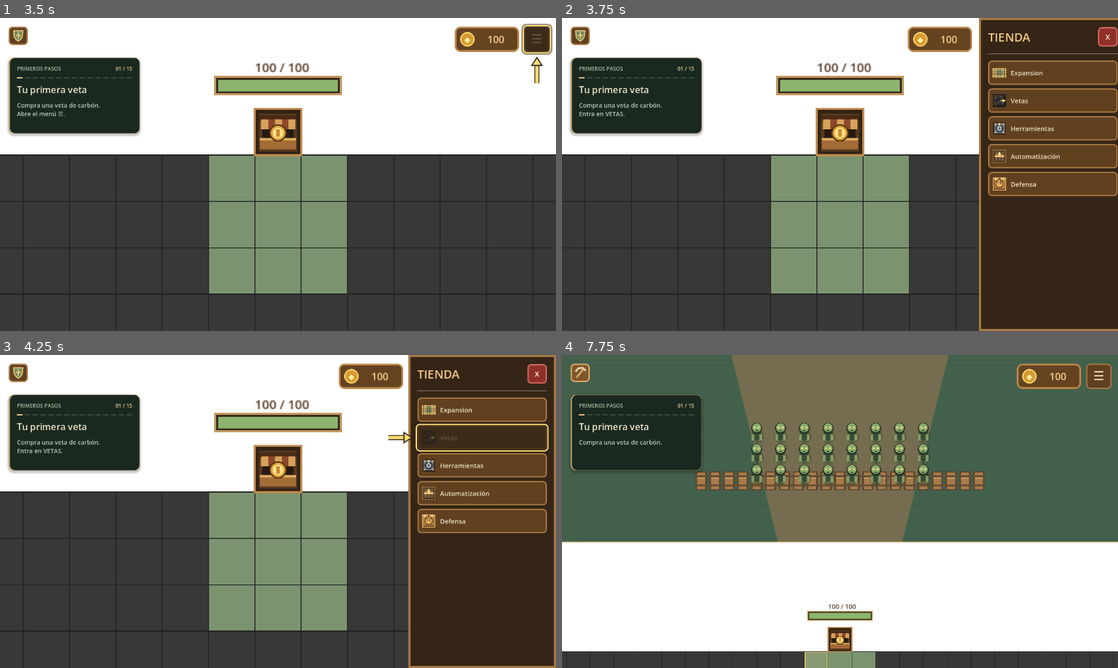
Above: before the commit, frames 1-4 (two rows, left to right).
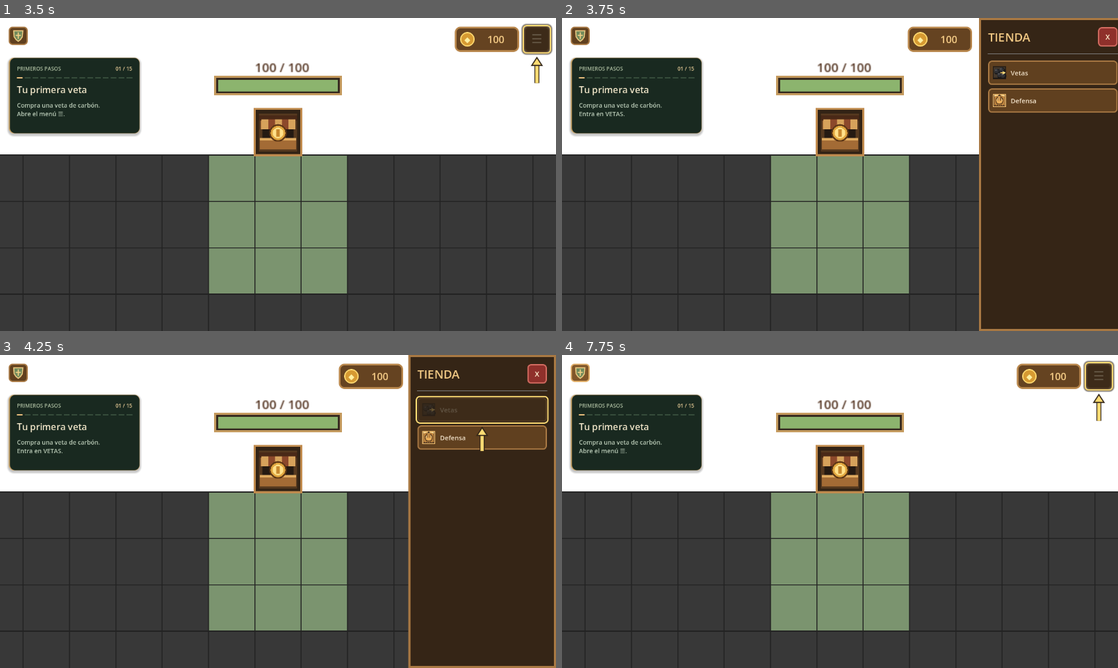
Above: after the commit, the same moments.

Repository: Therix13/MinerZombier
Game: Godot game, scene res://main.tscn
The game is run twice, just before and just after one commit, with the same random seed, the same clock (stepped at 60 frames per second) and the same inputs.
Inputs (mouse positions are in pixels of both pictures, inside the frame that each line leads up to):
- Up to frame 1 (3.5 s): click "NUEVA PARTIDA" at 0.5 s; click "ACTIVAR CLIC AUTOMÁTICO" at 1.25 s; tap Enter at 2 s; move the mouse to (400, 158) at 2.02 s; tap Backspace at 2.1 s; click (400, 158) at 2.17 s; click "Omitir" at 2.75 s
- Up to frame 2 (3.75 s): click "☰" at 3.5 s
- Up to frame 3 (4.25 s): no input
- Up to frame 4 (7.75 s): click (1045, 411) at 4.27 s; click "←" at 5 s; click (1045, 436) at 5.77 s; click (1045, 439) at 6.52 s; click (578, 373) at 7.25 s

Frame 1 is identical in both runs. In frame 2, 5.7% of the frame differs, in the area x 76-100%, y 15-57%; in frame 3, 9.6%; in frame 4, 88%, in the area x 0-100%, y 0-100%.

Commit message:
Accept every coal fuel tier and gate visible shop categories by milestones

Diff:
--- a/Scripts/day_night_manager.gd
+++ b/Scripts/day_night_manager.gd
@@ -310,11 +310,11 @@
 			if needs_tutorial_income(): return "Vende pepitas hasta reunir 350 de oro."
 			if furnace_blueprint_exists(): return "Entrega 2 pepitas de carbón Nv. 4 al plano."
 			return "Compra y coloca el plano del horno."
-		8: return "Mete una pepita de carbón Nv. 4 en el horno."
+		8: return "Carga 20 de combustible en el horno.\nPuedes usar carbón de cualquier nivel."
 		9:
 			if mining.furnaces != null:
 				var data: Dictionary = mining.furnaces.machines.get(furnace_cell,{})
-				if not data.get("burning",false) and int(data.get("fuel",0)) < mining.furnaces.FUEL_COST: return "Carga carbón Nv. 4: cada lingote consume 20 de combustible."
+				if not data.get("burning",false) and int(data.get("fuel",0)) < mining.furnaces.FUEL_COST: return "Carga carbón: cada lingote consume 20 de combustible."
 				if not str(data.get("input","")).is_empty(): return "Espera a que se cree el lingote."
 			return "Fusiona latón hasta Nv. 4.\nMételo en el horno para crear un lingote."
 	if tutorial_step in [2,3,4]:
--- a/Scripts/furnace_manager.gd
+++ b/Scripts/furnace_manager.gd
@@ -38,7 +38,7 @@
 	return true
 
 func can_receive_state(data: Dictionary, kind: String) -> bool:
-	if kind == "coal_4": return int(data["fuel"]) + FUEL_VALUES[kind] <= CAPACITY
+	if FUEL_VALUES.has(kind): return int(data["fuel"]) + FUEL_VALUES[kind] <= CAPACITY
 	return kind in ["brass_4", "iron_4", "gold_4"] and str(data.get("input", "")).is_empty() and str(data.get("output", "")).is_empty()
 
 func can_receive(cell: Vector2i, kind: String) -> bool:
@@ -46,7 +46,7 @@
 
 func receive(cell: Vector2i, kind: String) -> bool:
 	if not can_receive(cell, kind): return false
-	if kind == "coal_4":
+	if FUEL_VALUES.has(kind):
 		machines[cell]["fuel"] = int(machines[cell]["fuel"]) + FUEL_VALUES[kind]
 		machines[cell].erase("fuel_items")
 	else:
@@ -64,7 +64,7 @@
 		var kind: String = candidate["kind"]
 		if not can_receive_state(reserved, kind): continue
 		accepted.append(candidate)
-		if kind == "coal_4": reserved["fuel"] = int(reserved["fuel"]) + FUEL_VALUES[kind]
+		if FUEL_VALUES.has(kind): reserved["fuel"] = int(reserved["fuel"]) + FUEL_VALUES[kind]
 		else: reserved["input"] = kind
 	return accepted
 
--- a/Scripts/main.gd
+++ b/Scripts/main.gd
@@ -185,6 +185,7 @@
 	renderer.queue_redraw()
 
 func buy_expansion() -> void:
+	if not progression.is_item_unlocked("expansion"): return
 	if not cycle.allows_action("expand"):
 		return
 	if cycle.is_night or cycle.defeated:
--- a/Scripts/mining_manager.gd
+++ b/Scripts/mining_manager.gd
@@ -6,6 +6,7 @@
 signal sale_completed(kind: String)
 signal fusion_completed(kind: String)
 signal vein_fused(cell: Vector2i)
+signal vein_placed(cell: Vector2i)
 
 const COAL_CLICKS := 5
 const BRASS_CLICKS := 7
@@ -166,6 +167,7 @@
 		return false
 	var dictionary: Dictionary = veins_for(kind)
 	dictionary[cell] = {"direction": direction, "progress": 0, "level": 1}
+	vein_placed.emit(cell)
 	changed.emit()
 	return true
 
--- a/Scripts/progression_manager.gd
+++ b/Scripts/progression_manager.gd
@@ -21,17 +21,30 @@
 	mining = mining_manager
 	mining.resource_created.connect(record_resource)
 	mining.vein_fused.connect(record_vein)
+	mining.vein_placed.connect(record_placed_vein)
 
 func dispose() -> void:
 	if mining != null:
 		mining.resource_created.disconnect(record_resource)
 		mining.vein_fused.disconnect(record_vein)
+		mining.vein_placed.disconnect(record_placed_vein)
 	mining = null
 
 func is_item_unlocked(item: String) -> bool:
-	return item in BASE_ITEMS or unlocked.has(item) or (developer_mode and (item in NEXT_VEIN.values() or ConstructionScript.RECIPES.has(item)))
+	return item in BASE_ITEMS or unlocked.has(item) or (developer_mode and (item == "expansion" or item in NEXT_VEIN.values() or ConstructionScript.RECIPES.has(item)))
+
+func record_placed_vein(cell: Vector2i) -> void:
+	if mining.vein_at(cell) == "brass":
+		var items: Array[String] = ["expansion"]
+		unlock_items(items)
+
+func restore_vein_milestones() -> void:
+	# Older saves did not track the first brass placement as a separate milestone.
+	if not mining.brass_veins.is_empty() or completed_veins.has("brass") or unlocked.has("iron") or unlocked.has("gold"):
+		unlocked["expansion"] = true
 
 func record_vein(cell: Vector2i) -> void:
+	record_placed_vein(cell)
 	if mining.vein_level(cell) != 4: return
 	var material: String = mining.vein_at(cell)
 	completed_veins[material] = true
--- a/Scripts/save_manager.gd
+++ b/Scripts/save_manager.gd
@@ -258,6 +258,7 @@
 	for pair: Array in [["Compactors","compactors"],["Furnaces","furnaces"],["Saws","saws"],["Construction","blueprints"]]:
 		replace_dictionary(game.get_node(pair[0]).get("plans" if pair[1] == "blueprints" else "machines"),data[pair[1]])
 	for key: String in data["progression"]: replace_dictionary(game.progression.get(key),data["progression"][key])
+	game.progression.restore_vein_milestones()
 	var crafted: Dictionary = data["progression"]["created_resources"]
 	var tutorial_defaults := {
 		"brass_ingot_created": crafted.has("brass_ingot"),
--- a/Scripts/shop_manager.gd
+++ b/Scripts/shop_manager.gd
@@ -40,6 +40,7 @@
 const RESOURCE_LABELS := {"gold": "ORO · NIVEL 1", "gold_2": "ORO · NIVEL 2", "gold_3": "ORO · NIVEL 3", "gold_4": "ORO …(911 unchanged characters)…
 const CATEGORY_ART := {"EXPANSION": "expansion", "VETAS": "coal", "HERRAMIENTAS": "drill", "AUTOMATIZACIÓN": "junction", "DEFENSA": "launcher", "RECURSOS": "resources"}
 const UNLOCK_VIEW := {
+	"expansion": ["expansion", "Expansión", "Amplía tu mina"],
 	"brass": ["brass", "Latón", "Nueva veta"],
 	"iron": ["iron", "Hierro", "Nueva veta"],
 	"gold": ["gold", "Oro", "Nueva veta"],
@@ -244,7 +245,11 @@
 
 func update_progression() -> void:
 	if progression == null: return
-	if shop_open and shop_title.text in ITEM_CATEGORIES and item_buttons.keys() != visible_shop_items(shop_title.text):
+	if shop_title.text == "TIENDA" and category_buttons.keys() != visible_categories():
+		show_categories()
+	elif shop_title.text in CATEGORIES and not category_has_items(shop_title.text):
+		show_categories()
+	elif shop_open and shop_title.text in ITEM_CATEGORIES and item_buttons.keys() != visible_shop_items(shop_title.text):
 		rebuild_catalog()
 	elif shop_open and shop_title.text == "DEFENSA":
 		var has_launcher: bool = purchase_buttons.has("launcher")
@@ -863,13 +868,26 @@
 		shop_content.remove_child(child)
 		child.queue_free()
 
+func category_has_items(category: String) -> bool:
+	if category == "RECURSOS": return economy.developer_mode
+	if progression == null: return category in ["VETAS","DEFENSA"]
+	if category == "EXPANSION": return progression.is_item_unlocked("expansion")
+	if category == "DEFENSA": return progression.is_item_unlocked("defense_platforms") or progression.is_item_unlocked("launcher")
+	return not visible_shop_items(category).is_empty()
+
+func visible_categories() -> Array[String]:
+	var result: Array[String] = []
+	for category: String in CATEGORIES:
+		if category_has_items(category): result.append(category)
+	if economy.developer_mode: result.append("RECURSOS")
+	return result
+
 func show_categories() -> void:
 	shop_title.text = "TIENDA"
 	fixed_back_button.hide()
 	shop_scroll.scroll_vertical = 0
 	clear_content()
-	var categories: Array = CATEGORIES.duplicate()
-	if economy.developer_mode: categories.append("RECURSOS")
+	var categories: Array[String] = visible_categories()
 	for category in categories:
 		var button := create_art_button(CATEGORY_ART[category], category.capitalize())
 		button.disabled = false
@@ -880,6 +898,7 @@
 
 func open_category(category: String) -> void:
 	if category not in CATEGORIES and category != "RECURSOS": return
+	if not category_has_items(category): return
 	if category == "RECURSOS" and not economy.developer_mode: return
 	if shop_animating:
 		return
@@ -948,7 +967,7 @@
 	refresh_item_buttons()
 
 func request_item(item: String, request: Signal) -> void:
-	if progression != null and item != "expansion" and not progression.is_item_unlocked(item):
+	if progression != null and not progression.is_item_unlocked(item):
 		return
 	if cycle != null and (cycle.is_night or cycle.defeated or not tutorial_allows_item(item)):
 		return
@@ -967,6 +986,7 @@
 		button.tooltip_text = item_buttons[item].get("name", item)
 		var construction: Node = get_parent().get_parent().get_node_or_null("Construction")
 		if construction != null and construction.has_recipe(item): button.tooltip_text += "\n" + construction.recipe_text(item)
+		if item == "furnace": button.tooltip_text += "\nCarbón Nv. 1 / 2 / 3 / 4: aporta 1 / 3 / 8 / 20 de combustible. Capacidad: 40."
 		if item == "launcher": button.tooltip_text += "\nDispara solo en las plataformas de defensa. Munición: pepitas Nv. 1."
 
 func unlock_defense_platforms() -> void:
--- /dev/null
+++ b/tests/fuel_categories.gd
@@ -0,0 +1,75 @@
+extends "res://tests/interactions.gd"
+
+func run_checks() -> void:
+	root.show()
+	game = load("res://main.tscn").instantiate()
+	root.add_child(game)
+	current_scene = game
+	await settle()
+	game.cycle.skip_tutorial()
+	mover = game.get_node("WorldInteractions")
+	var shop: Control = game.shop
+	var player: RefCounted = game.progression
+	shop.show_categories()
+	check(shop.category_buttons.keys() == ["VETAS","DEFENSA"],"Only categories containing initially unlocked objects are shown")
+	game.economy.coins = 5000
+	shop.open_category("EXPANSION")
+	shop.request_item("expansion",shop.expansion_requested)
+	game.buy_expansion()
+	check(game.grid.cave_width == 3 and game.economy.coins == 5000 and shop.shop_title.text == "TIENDA","Locked expansion cannot be opened or bought through either entry point")
+	game.economy.toggle_developer_mode()
+	check(shop.visible_categories() == ["EXPANSION","VETAS","HERRAMIENTAS","AUTOMATIZACIÓN","DEFENSA","RECURSOS"],"DEV exposes all categories, including expansion and testing resources")
+	game.economy.toggle_developer_mode()
+	check(shop.category_buttons.keys() == ["VETAS","DEFENSA"],"Leaving DEV hides categories without genuine unlocks")
+	var a := Vector2i(14,0)
+	var b := Vector2i(15,0)
+	game.mining.place_vein(a,1)
+	game.mining.place_vein(b,1)
+	game.mining.coal_veins[a]["level"] = 3
+	game.mining.coal_veins[b]["level"] = 3
+	game.mining.fuse_veins(a,b)
+	check(player.is_item_unlocked("brass") and not player.is_item_unlocked("expansion"),"Unlocking brass alone does not unlock expansion before a brass vein exists")
+	shop.accept_unlock_notice()
+	var brass := Vector2i(14,1)
+	check(game.mining.place_vein(brass,1,"brass") and player.is_item_unlocked("expansion"),"Placing the first brass vein permanently unlocks expansion")
+	check(shop.category_buttons.has("EXPANSION") and shop.notice_item_ids.has("expansion"),"The expansion category and its unlock notice appear immediately")
+	shop.accept_unlock_notice()
+	var saves: Node = game.get_node("SaveGame")
+	var legacy: Dictionary = saves.snapshot()
+	legacy["progression"]["unlocked"].erase("expansion")
+	check(saves.restore_snapshot(legacy) and player.is_item_unlocked("expansion"),"Older saves with an existing brass vein recover the expansion milestone")
+	game.mining.brass_veins.erase(brass)
+	check(player.is_item_unlocked("expansion"),"Removing the brass vein does not revoke the earned expansion")
+	game.buy_expansion()
+	check(game.grid.cave_width == 7 and game.economy.coins == 4500,"Unlocked expansion charges the normal 500 gold price")
+	await create_timer(0.4).timeout
+	shop.show_categories()
+	check(not shop.category_buttons.has("HERRAMIENTAS") and not shop.category_buttons.has("AUTOMATIZACIÓN"),"Still-empty tool and automation categories remain hidden")
+	game.mining.resource_created.emit("coal_4")
+	check(shop.category_buttons.has("HERRAMIENTAS"),"The tool category appears as soon as its furnace material unlocks")
+	shop.accept_unlock_notice()
+	game.mining.resource_created.emit("brass_ingot_3")
+	check(shop.category_buttons.has("AUTOMATIZACIÓN"),"The automation category appears as soon as the belt material unlocks")
+	shop.accept_unlock_notice()
+	shop.close_shop()
+	await create_timer(0.4).timeout
+	var furnace: Node = game.get_node("Furnaces")
+	furnace.set_process(false)
+	var cell := Vector2i(16,2)
+	var source := Vector2i(15,2)
+	check(furnace.place(cell),"Fuel test furnace fits an empty owned tile")
+	for kind: String in furnace.FUEL_VALUES:
+		furnace.machines[cell]["fuel"] = 0
+		game.mining.items_for(kind)[source] = 1
+		check(mover.drop("nugget",source,cell) and furnace.machines[cell]["fuel"] == furnace.FUEL_VALUES[kind] and game.mining.nuggets_at(source) == 0,"Dragging %s consumes one nugget and adds exactly %d fuel" % [kind,furnace.FUEL_VALUES[kind]])
+		check(furnace.stored_items(cell).is_empty(),"Consumed %s is fuel rather than stored removable material" % kind)
+	furnace.machines[cell]["fuel"] = 38
+	var candidates: Array = [{"kind":"coal_3"},{"kind":"coal_2"},{"kind":"coal"},{"kind":"coal"},{"kind":"coal"}]
+	var accepted: Array = furnace.plan_inputs(cell,candidates)
+	check(accepted.size() == 2 and accepted[0]["kind"] == "coal" and accepted[1]["kind"] == "coal" and furnace.machines[cell]["fuel"] == 38,"Simultaneous conveyor reservations admit only fuel that fits without mutating the real furnace")
+	check(furnace.receive(cell,"coal") and furnace.receive(cell,"coal") and furnace.machines[cell]["fuel"] == 40,"Low-tier coal can fill the final two units of capacity")
+	for kind: String in furnace.FUEL_VALUES: check(not furnace.receive(cell,kind) and furnace.machines[cell]["fuel"] == 40,"A full furnace rejects extra %s without losing fuel" % kind)
+	game.queue_free()
+	await process_frame
+	print("RESULT: %d passed, %d failed; fuel tiers and visible unlock categories" % [passed,failed])
+	quit(1 if failed else 0)
--- a/tests/milestone_unlocks.gd
+++ b/tests/milestone_unlocks.gd
@@ -61,7 +61,7 @@
 	shop.open_category("DEFENSA")
 	check(not shop.purchase_buttons.has("launcher") and not mover.select_item("launcher"),"Launcher is hidden and cannot be selected before its material milestone")
 	shop.open_category("HERRAMIENTAS")
-	check(shop.purchase_buttons.is_empty(),"No tools are available before their crafting materials exist")
+	check(shop.shop_title.text != "HERRAMIENTAS" and not shop.category_has_items("HERRAMIENTAS"),"The empty tool category remains hidden and cannot be opened")
 	shop.close_shop()
 	await create_timer(0.4).timeout
 	await fuse_resource("coal_3")
--- a/tests/session_save.gd
+++ b/tests/session_save.gd
@@ -245,7 +245,7 @@
 	game.get_node("Construction").receive(Vector2i(18,2),"iron_ingot")
 	game.mining.items_for("coal_4")[Vector2i(15,4)] = 1
 	game.mining.items_for("gold_ingot_4")[Vector2i(18,4)] = 1
-	game.progression.unlocked = {"brass":true,"iron":true,"furnace":true,"launcher":true,"straight":true}
+	game.progression.unlocked = {"expansion":true,"brass":true,"iron":true,"furnace":true,"launcher":true,"straight":true}
 	game.progression.created_resources = {"coal_4":true,"brass_ingot_3":true}
 	game.progression.completed_veins = {"coal":true,"brass":true}
 	game.zombie_manager.base_health = 73
--- a/tests/smelting.gd
+++ b/tests/smelting.gd
@@ -29,7 +29,7 @@
 	var b := c + Vector2i.RIGHT
 	var out := c + Vector2i.UP
 	furnace.place(c)
-	for kind: String in ["coal", "coal_2", "coal_3", "brass", "brass_2", "brass_3", "brass_ingot", "brass_ingot_4"]:
+	for kind: String in ["brass", "brass_2", "brass_3", "brass_ingot", "brass_ingot_4"]:
 		put(a, {kind: 1})
 		check(not mover.drop("nugget", a, c) and game.mining.nugget_type(a) == kind, "The furnace preserves rejected %s" % kind)
 		game.mining.items_for(kind).clear()
